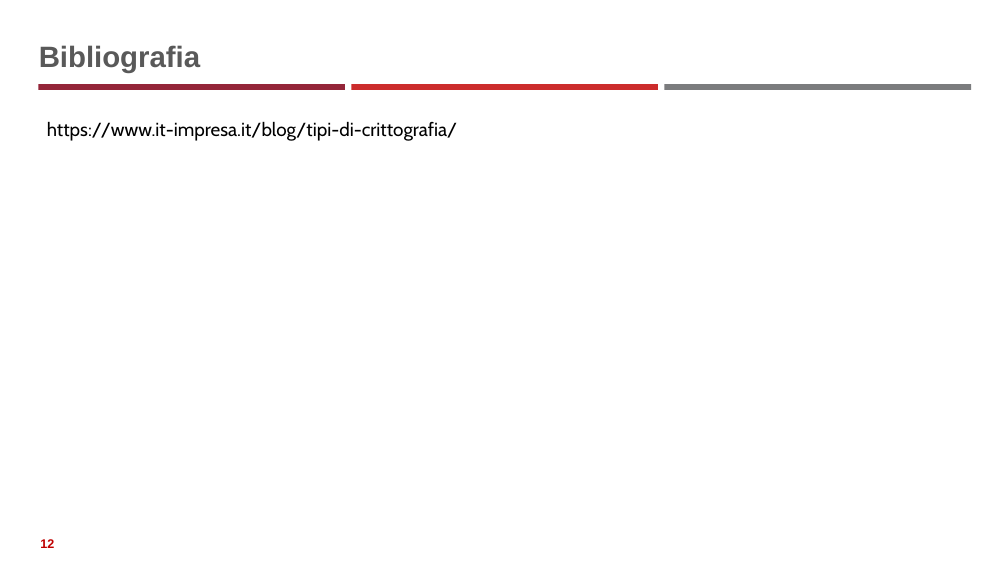
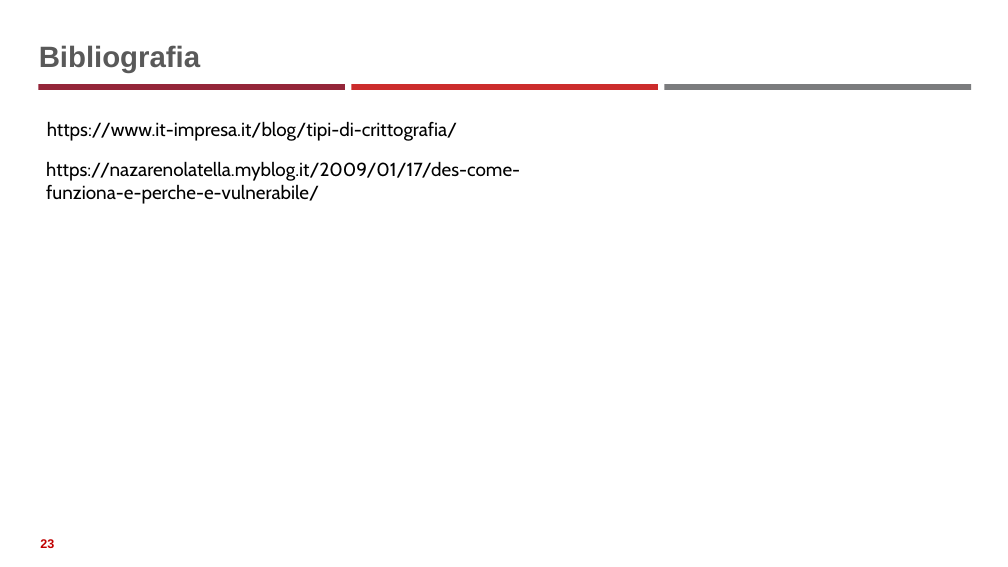
Before and after one commit to neural1977/data_science_interview_material, a slide deck: slide 23 of Assicurazioni/Tecniche crittografiche_ita.pptx (slide 12 before the commit). Drawn at 1008x567 pixels with LibreOffice and Linux fonts; fonts in the diff are those of the drawing. Boxes give left, top, right and bottom in pixels: in the first picture for what was removed or moved away, otherwise in the second. Text is boxed around its words. In the diff, an @@ line names an element or a change of style, - is before the commit and + after.

```diff
--- a/Assicurazioni/Tecniche crittografiche_ita.pptx
+++ b/Assicurazioni/Tecniche crittografiche_ita.pptx
@@ text added at [46, 161, 520, 204], 18 pt, text #000000 @@
+https://nazarenolatella.myblog.it/2009/01/17/des-come-funziona-e-perche-e-vulnerabile/
@@ page number at [40, 539, 54, 548]: text changed @@
-12
+23
```
Also in this commit, not shown: 1 other slide changed, 11 slides added, 1 other file.
